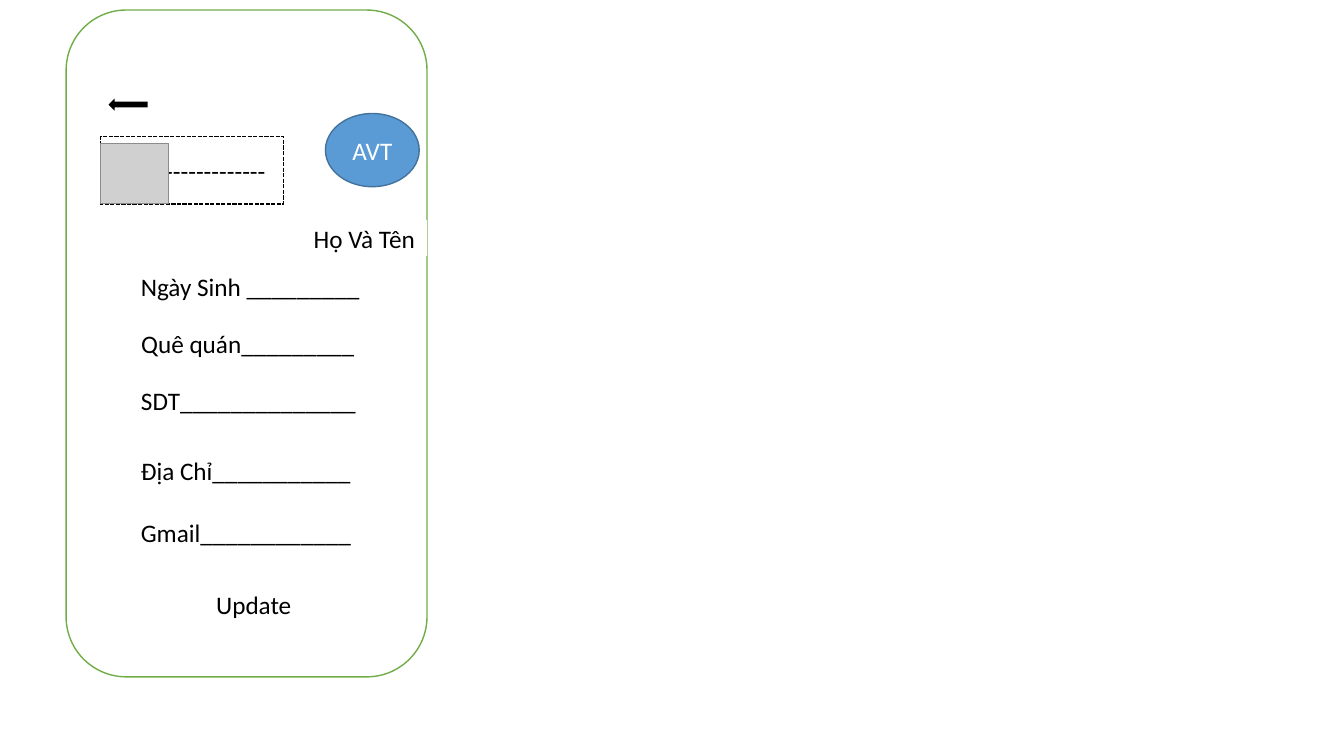
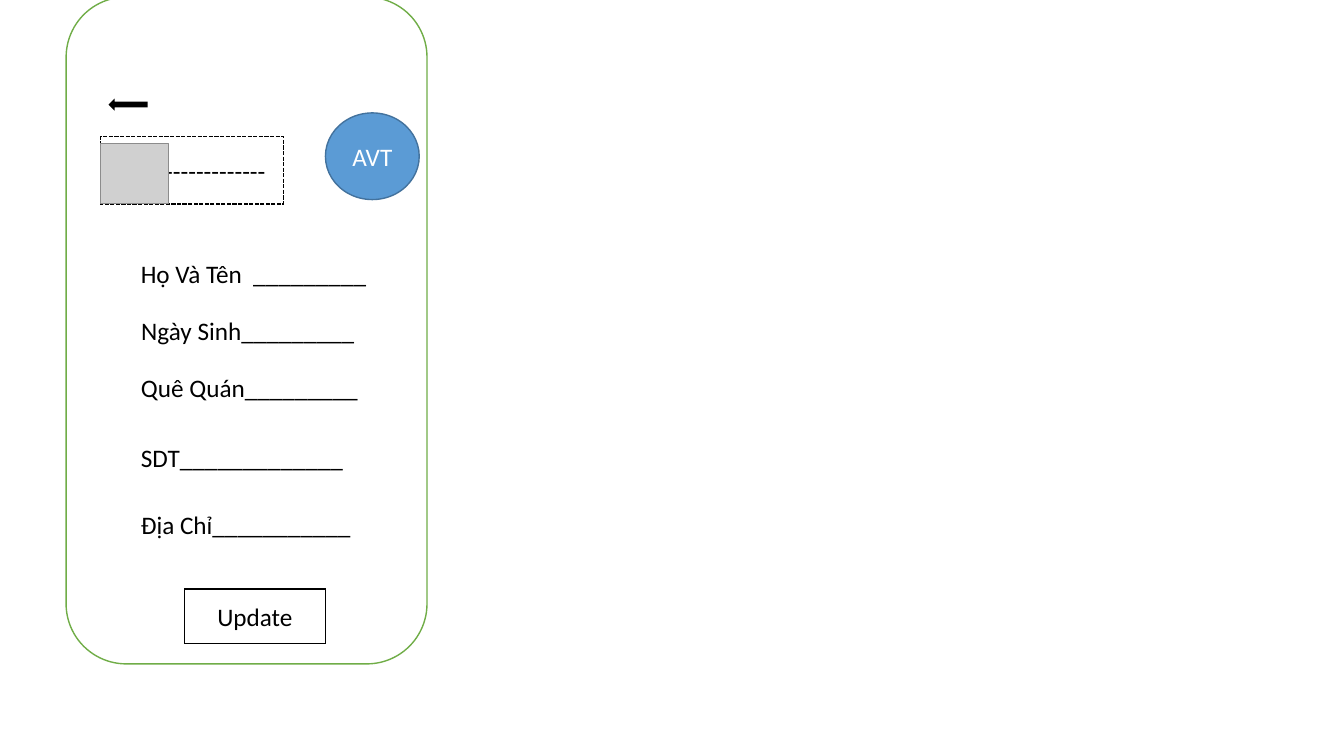
Before and after one commit to hanhlt99/Shima---Shift-Manager, a slide deck: slide 2 of UI/Tien_Profile(Both).pptx. Drawn at 1344x756 pixels with LibreOffice and Linux fonts; fonts in the diff are those of the drawing; grey boxes stand for pictures. Boxes give left, top, right and bottom in pixels: in the first picture for what was removed or moved away, otherwise in the second. Text is boxed around its words. In the diff, an @@ line names an element or a change of style, - is before the commit and + after.

```diff
--- a/UI/Tien_Profile(Both).pptx
+++ b/UI/Tien_Profile(Both).pptx
@@ rounded rectangle: place and size @@
-rounded rectangle at [67,10,427,678]
+rounded rectangle at [67,0,427,664]
@@ ellipse "AVT": place and size @@
-ellipse "AVT" at [326,114,419,188]
+ellipse "AVT" at [326,113,419,200]
@@ text "Họ Và Tên _________" at [141,265,242,288]: vertical alignment middle to top @@
@@ text at [141,265,242,288]: text changed @@
-Họ Và Tên
+Họ Và Tên _________
@@ text at [141,322,355,345]: spaces changed @@
-Ngày Sinh _________
+Ngày Sinh_________
@@ text at [141,379,357,401]: text changed @@
-Quê quán_________
+Quê Quán_________
@@ text "SDT_____________" at [141,450,343,471]: vertical alignment top to middle @@
@@ text at [141,450,343,471]: text changed @@
-SDT______________
+SDT_____________
@@ text "Địa Chỉ___________": place and size @@
-text "Địa Chỉ___________" at [141,462,350,485]
+text "Địa Chỉ___________" at [141,516,350,539]
@@ text removed at [141,524,351,546] @@
-Gmail____________
@@ rectangle "Update": place and size @@
-rectangle "Update" at [216,596,291,618]
+rectangle "Update" at [185,589,326,643]
@@ rectangle "Update" at [185,589,326,643]: alignment left to centre; vertical alignment top to middle; fill none to #FFFFFF; outline none to #000000 1 pt @@
```
Also in this commit, not shown: 1 other slide changed.
